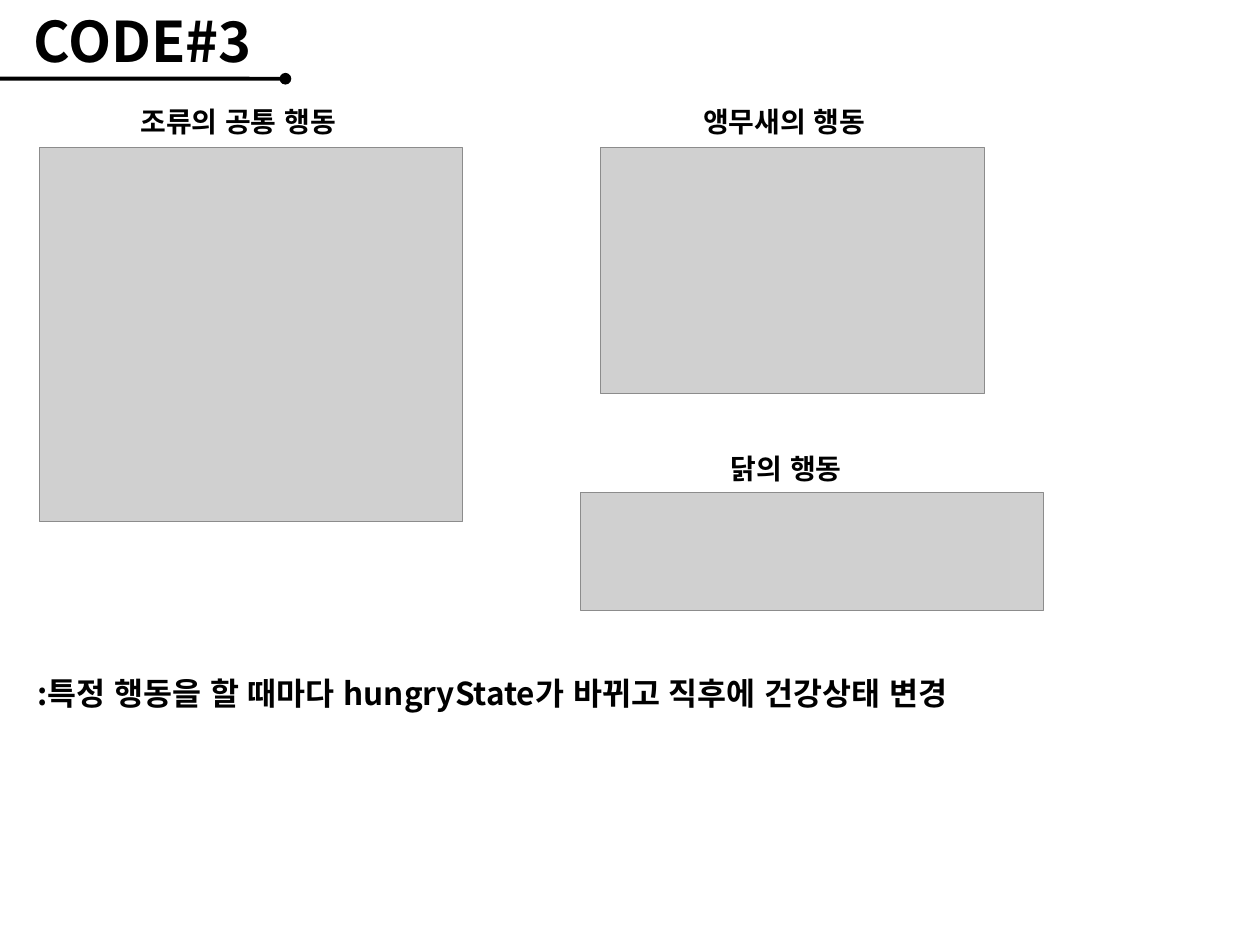
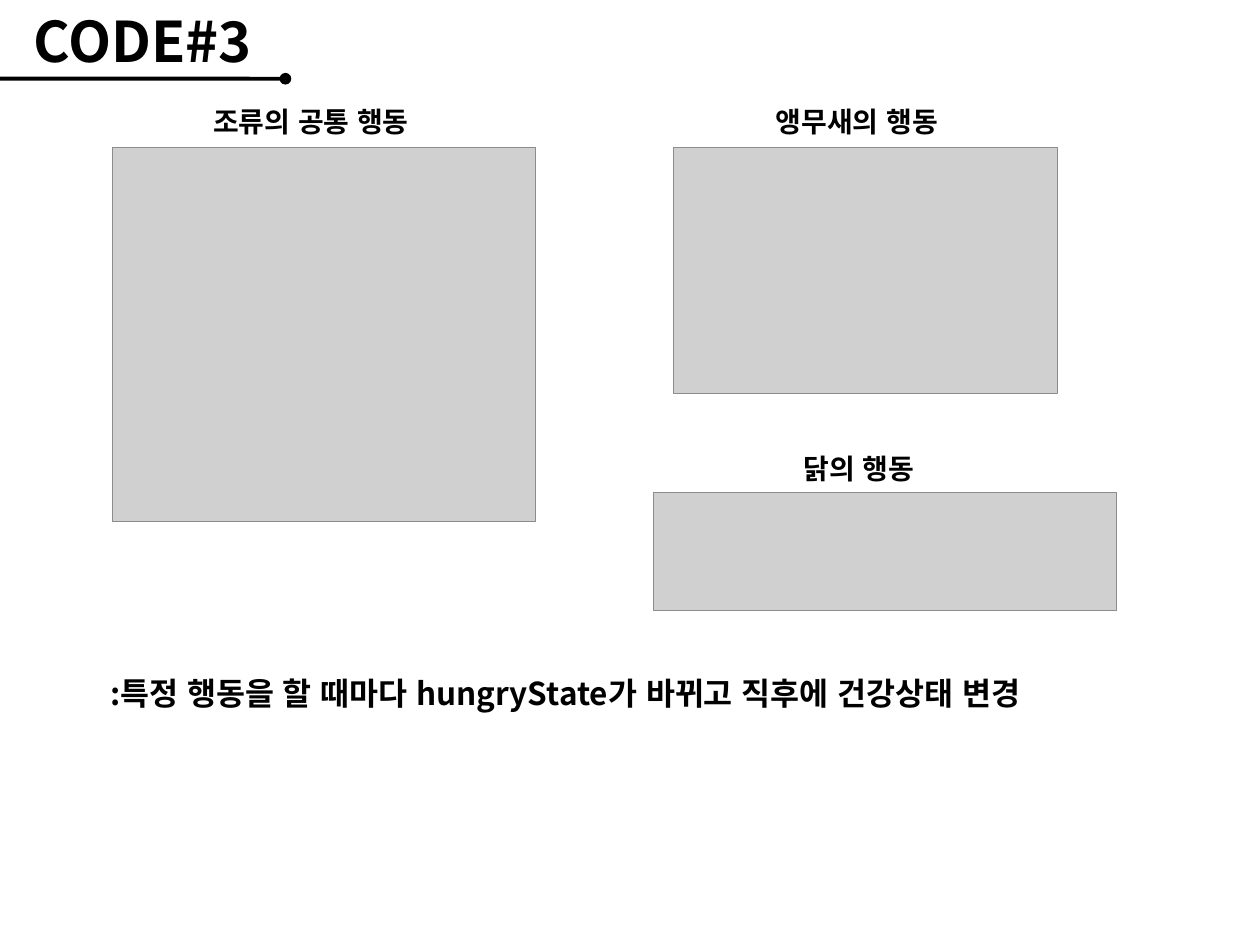
Before and after one commit to wjddlrladnjs/Pet, a slide deck: slide 9 of Pet/WebContent/share/동물농장.pptx. Drawn at 1260x945 pixels with LibreOffice and Linux fonts; fonts in the diff are those of the drawing; grey boxes stand for pictures; background and template pictures are left out. Boxes give left, top, right and bottom in pixels: in the first picture for what was removed or moved away, otherwise in the second. Text is boxed around its words. In the diff, an @@ line names an element or a change of style, - is before the commit and + after.

```diff
--- a/Pet/WebContent/share/동물농장.pptx
+++ b/Pet/WebContent/share/동물농장.pptx
@@ text "조류의 공통 행동" moved from (x1=140, y1=108, x2=335, y2=135) to (x1=213, y1=108, x2=408, y2=135) @@
@@ picture moved from (x1=601, y1=147, x2=985, y2=393) to (x1=673, y1=147, x2=1057, y2=393) @@
@@ 3 texts, 2 pictures moved together from (x1=37, y1=108, x2=1043, y2=713) to (x1=110, y1=108, x2=1116, y2=713) @@
```
Also in this commit, not shown: 2 other slides changed.
